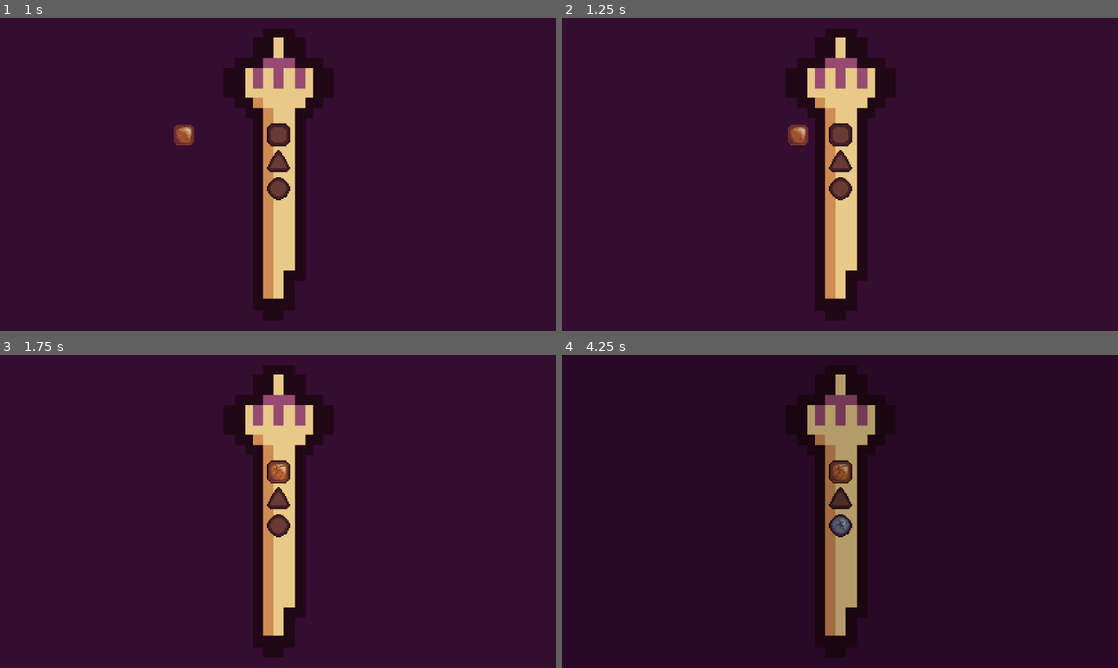
Above: before the commit, frames 1-4 (two rows, left to right).
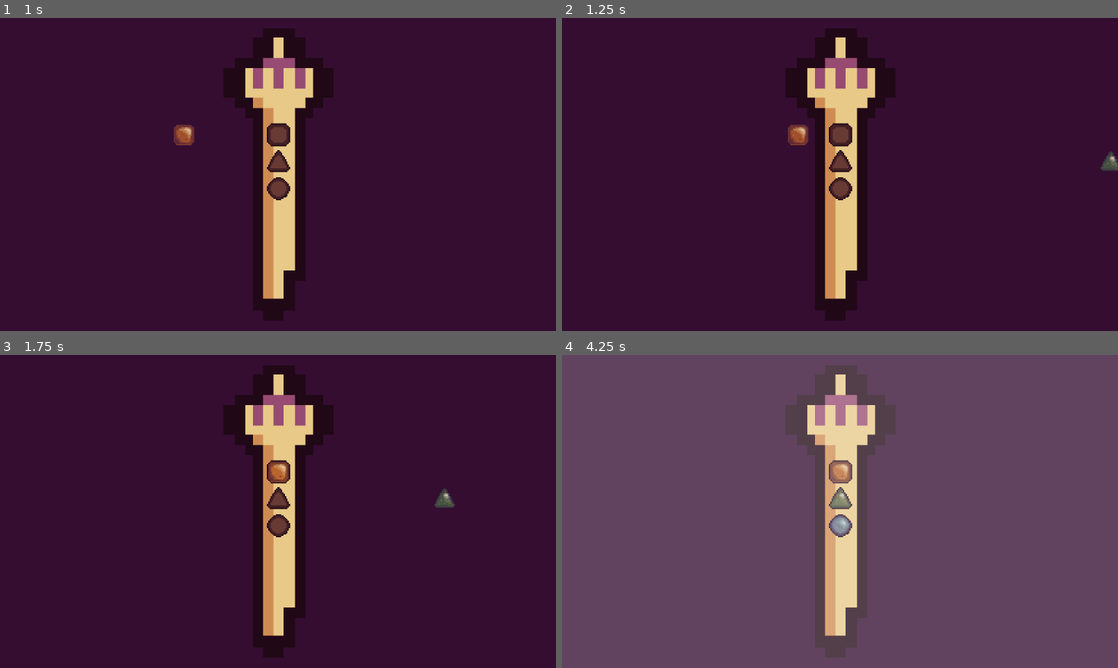
Above: after the commit, the same moments.

Repository: phoenixstears/chrono-crawlers
Game: Godot game, scene res://Scenes/transition_scene.tscn
Same seed, same stepped clock (60 frames per second), same inputs: the game is played once before the commit and once after it. This scene is started directly instead of the project's main scene.
Inputs (mouse positions are in pixels of both pictures, inside the frame that each line leads up to):
- Up to frame 1 (1 s): tap Enter at 0.5 s; move the mouse to (400, 158) at 0.52 s; hold D (right) from 0.53 s (still down); tap 1 (1) at 0.6 s; tap 2 (2) at 0.8 s
- Up to frame 2 (1.25 s): keep holding D (right)
- Up to frame 3 (1.75 s): move the mouse to (166, 527) at 1.27 s; release D (right) at 1.28 s; hold S (down) from 1.28 s (still down); tap 2 (2) at 1.35 s; tap 3 (3) at 1.55 s
- Up to frame 4 (4.25 s): move the mouse to (895, 442) at 2.02 s; release S (down) at 2.03 s; hold D (right) 2.03-2.78 s; tap 3 (3) at 2.1 s; tap 4 (4) at 2.3, 2.85 s; move the mouse to (812, 574) at 2.77 s; hold W (up) 2.78-3.53 s; tap E (interact) at 3.05, 3.6 s; move the mouse to (1006, 558) at 3.52 s; hold A (left) from 3.53 s (still down); tap 1 (1) at 3.8 s

Frame 1 is identical in both runs. In frame 2, 0.1% of the frame differs, in the area x 96-100%, y 42-49%; in frame 3, 0.2%; in frame 4, 100%, in the area x 0-100%, y 0-100%.

Commit message:
Fixed player swapping error and removed prints

Diff:
--- a/Scenes/circle_relic_transition.gd
+++ b/Scenes/circle_relic_transition.gd
@@ -17,11 +17,8 @@
 		texture = broken_circle
 		$"../FadeinBlack".modulate = $"../FadeinBlack".modulate.lerp(Color(1, 1, 1, 1), delta)
 	elif position == target_position && (Global.square_relic_acquired && Global.circle_relic_acquired && Global.triangle_relic_acquired):
-		print("whitening")
 		$"../FadeinWhite".modulate = $"../FadeinWhite".modulate.lerp(Color(1, 1, 1, 1), delta)
 	if $"../FadeinWhite".modulate.a > 0.99:
-		print("loading ending scene")
 		get_tree().change_scene_to_file("res://Scenes/ending.tscn")
 	if $"../FadeinBlack".modulate.a > 0.99:
-		print("loading level scene")
 		get_tree().change_scene_to_file("res://Scenes/level_transition_screen.tscn")
--- a/Scenes/scroll_text_end_scene.gd
+++ b/Scenes/scroll_text_end_scene.gd
@@ -4,5 +4,4 @@
 
 func _process(delta: float) -> void:
 	if $"../Clock".speed_acc < -0.7:
-		print("1")
 		position.y -= delta * scroll_speed
--- a/scripts/Player/player.gd
+++ b/scripts/Player/player.gd
@@ -147,6 +147,8 @@
 			else:
 				queue_positions[i].position = positions_buffer[i*frame_distance]
 func swap_character(idx: int) -> void:
+	if idx >= queue_positions.size():
+		idx = queue_positions.size() - 1
 	var temp = queue_positions[0]
 	queue_positions[0] = queue_positions[idx]
 	queue_positions[idx] = temp
--- a/scripts/global.gd
+++ b/scripts/global.gd
@@ -1,7 +1,7 @@
 extends Node
 
 var square_relic_acquired: bool = true
-var triangle_relic_acquired: bool = false
+var triangle_relic_acquired: bool = true
 var circle_relic_acquired: bool = true
 
 var level = 0
